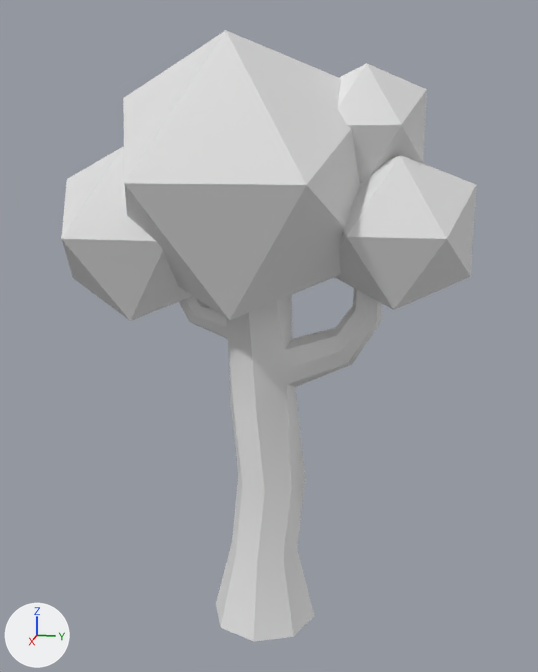
The FBX model Assets/Assets/Objects/tree_hardwood.fbx: old version first, new version second.
The view is the same before and after, from a 50 mm lens placed at (9.96, 2.06, 6.93), pointed at (-0.08, 0.06, 4.42). Lighting does not change. The marker at lower left points along +X, +Y and +Z. Where no turn or scale is listed for an object, it has been applied to the vertices.

Objects in the first picture: 'Cylinder', 'Platonic', 'Platonic_1', 'Platonic_2', 'Platonic_3'.
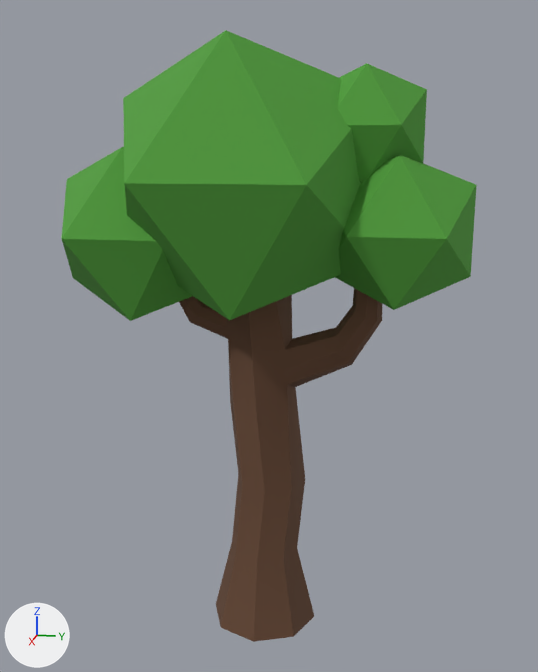
What differs and where, as boxes [x1, y1, x2, y2] in the pictures (538 x 672 px):
'Platonic_1', recoloured (white to green): [123, 30, 360, 320] in both
'Cylinder', recoloured (white to brown): [179, 288, 382, 642] in both
'Platonic', recoloured (white to green): [335, 155, 476, 310] in both
'Platonic_2', recoloured (white to green): [62, 147, 192, 321] in both
'Platonic_3', recoloured (white to green): [337, 63, 427, 183] in both

The change, as a diff of the scene's bpy script:
```diff
--- a/Assets/Assets/Objects/tree_hardwood.fbx.py
+++ b/Assets/Assets/Objects/tree_hardwood.fbx.py
@@ mat_mat @@
+mat_mat = principled_material('Mat')
+mat_mat.base_color = (0.0802, 0.342, 0.0409)  # green #509e39
+mat_mat.roughness = 0.9
@@ mat_mat_0 @@
+mat_mat_0 = principled_material('Mat_0')
+mat_mat_0.base_color = (0.13, 0.0612, 0.0319)  # brown #654632
+mat_mat_0.roughness = 0.9
@@ me_mesh_004 @@
 me_mesh_004.from_pydata(...)  # 106 vertices, 112 faces; spans x -0.78..0.78, y -1.31..1.63, z -0.91..4.43
-me_mesh_004.materials.append(mat_physical_0)  # white #e7e7e7
+me_mesh_004.materials.append(mat_mat_0)  # brown #654632
@@ me_mesh_001 @@
 me_mesh_001.from_pydata(...)  # 12 vertices, 20 faces; spans x -1.14..1.14, y -1.14..1.14, z -1.14..1.14
-me_mesh_001.materials.append(mat_physical)  # white #e7e7e7
+me_mesh_001.materials.append(mat_mat)  # green #509e39
@@ me_mesh_002 @@
 me_mesh_002.from_pydata(...)  # 12 vertices, 20 faces; spans x -1.71..1.71, y -1.71..1.71, z -1.71..1.71
-me_mesh_002.materials.append(mat_physical)  # white #e7e7e7
+me_mesh_002.materials.append(mat_mat)  # green #509e39
@@ me_mesh @@
 me_mesh.from_pydata(...)  # 12 vertices, 20 faces; spans x -0.721..0.721, y -0.721..0.721, z -0.721..0.721
-me_mesh.materials.append(mat_physical)  # white #e7e7e7
+me_mesh.materials.append(mat_mat)  # green #509e39
@@ me_mesh_003 @@
 me_mesh_003.from_pydata(...)  # 12 vertices, 20 faces; spans x -0.95..0.95, y -0.95..0.95, z -0.95..0.95
-me_mesh_003.materials.append(mat_physical)  # white #e7e7e7
+me_mesh_003.materials.append(mat_mat)  # green #509e39
```
